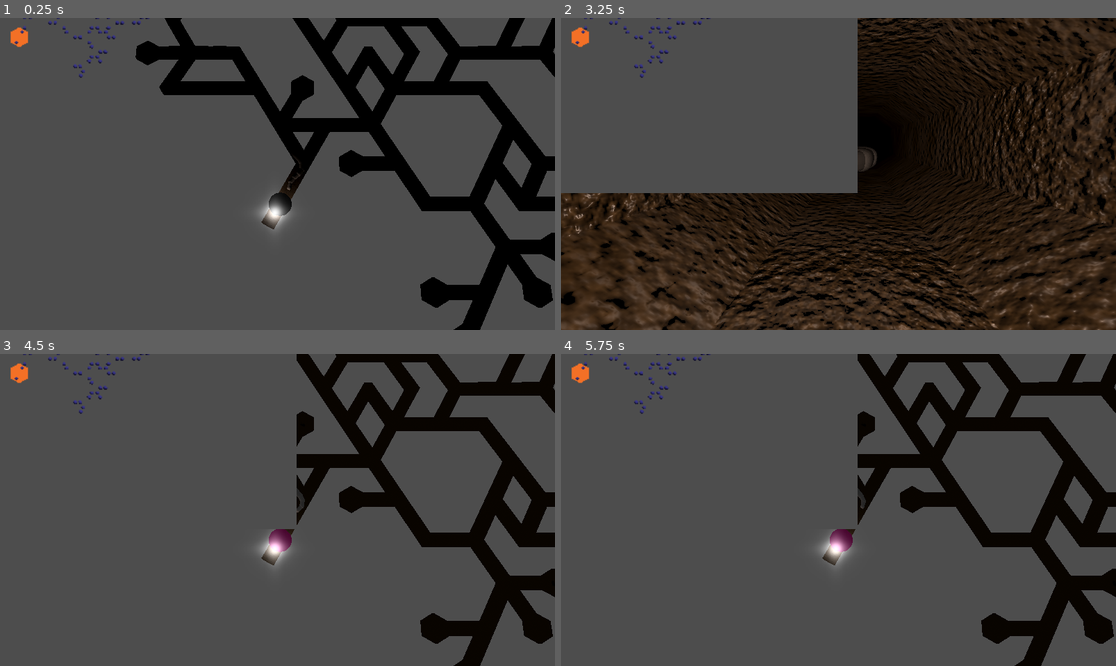
Above: before the commit, frames 1-4 (two rows, left to right).
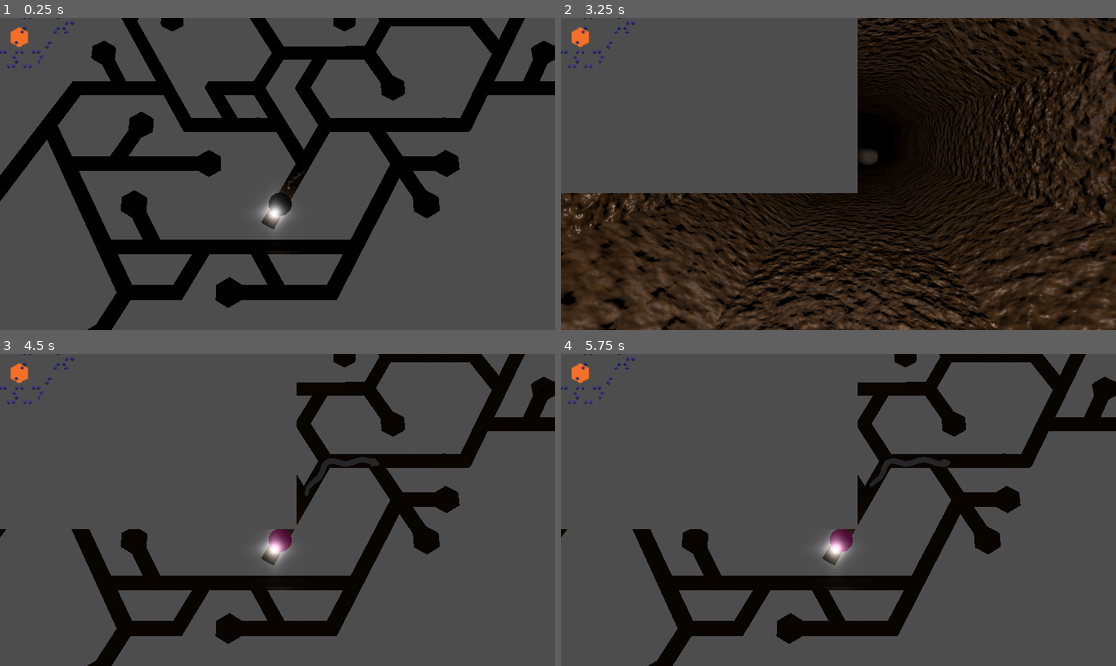
Above: after the commit, the same moments.

Repository: SamppuS/Rabbits_Requiem
Game: Godot game, scene res://tunnels.tscn
Same seed, same stepped clock (60 frames per second), same inputs: the game is played once before the commit and once after it. Sound files missing from this copy of the repository are replaced by a short silence.
Inputs (mouse positions are in pixels of both pictures, inside the frame that each line leads up to):
- Up to frame 1 (0.25 s): no input
- Up to frame 2 (3.25 s): tap Enter at 0.5, 2 s; move the mouse to (960, 158) at 0.52 s; tap A (a) at 0.6 s; click (960, 158) at 0.67 s; tap D (d) at 0.8, 1.35 s; tap Space at 1.25, 2.75 s; move the mouse to (727, 189) at 1.27 s; click (727, 189) at 1.42 s; tap E (e) at 1.55, 2.1 s; move the mouse to (894, 105) at 2.02 s; click (894, 105) at 2.17 s; tap W (w) at 2.3, 2.85 s; move the mouse to (810, 236) at 2.77 s; click (810, 236) at 2.92 s; tap X (x) at 3.05 s
- Up to frame 3 (4.5 s): tap Enter at 3.5 s; move the mouse to (444, 556) at 3.52 s; tap X (x) at 3.6 s; click (444, 556) at 3.67 s; tap Z (z) at 3.8, 4.35 s; move the mouse to (111, 463) at 4.27 s; click (111, 463) at 4.42 s
- Up to frame 4 (5.75 s): tap A (a) at 4.55, 5.1 s; tap Space at 5 s; move the mouse to (866, 510) at 5.02 s; click (866, 510) at 5.17 s; tap D (d) at 5.3 s

The runs differ from the first frame. In frame 1, 30% of the frame differs, in the area x 0-100%, y 0-100%; in frame 2, 0.4%; in frame 3, 22%; in frame 4, 22%.

Commit message:
fixed menu swapping and made snake move at same speed regardless of fps

Diff:
--- a/rabbits_requiem/assets/snake/snake.gd
+++ b/rabbits_requiem/assets/snake/snake.gd
@@ -101,16 +101,16 @@
 		marker.position = next[0]
 
 	if !goals[0].is_empty() and int(path_index * speed) < len(snake_path) - 2 :
-		move()
+		move(delta)
 	elif !goals[0].is_empty() and int(path_index * speed) >= len(snake_path) - 2:
 		emit_signal("snaking_complete")
 
 
-func move():
+func move(delta: float):
 
 	#if tangent_path.is_empty(): get_tangents()
 
-	path_index += 1
+	path_index += 120 * delta
 	var head_index = path_index * speed
 	head.position = snake_path[head_index] + snake_height
 	head.look_at(head.position + tangent_path[head_index], Vector3.UP)
--- a/rabbits_requiem/levels/minimap.gd
+++ b/rabbits_requiem/levels/minimap.gd
@@ -11,7 +11,7 @@
 @export var traffic_limit: int = 20 # controls how densely caves are generated (around 20 seems good!!!)
 
 @export var min_dead_ends: int = 20 # this is to allow for more babi spawns
-@export var min_loops: int = 14 #20 # this is to allow for more babi spawns
+@export var min_loops: int = 11 #20 # this is to allow for more babi spawns
 
 # Varying the ratio between cave_depth and average_tile_count leads to differently shaped caves!
 # Examples:
--- a/rabbits_requiem/menus/victorymenu.gd
+++ b/rabbits_requiem/menus/victorymenu.gd
@@ -1,14 +1,17 @@
-extends Control
+extends CanvasLayer
 
+var won = false  # Add at top of script
 
 # Called when the node enters the scene tree for the first time.
+@onready var vbox = $CenterContainer/VBoxContainer
 func _ready() -> void:
-	pass # Replace with function body.
-
+	visible = false
+	vbox.size_flags_horizontal = Control.SIZE_FILL
 
 # Called every frame. 'delta' is the elapsed time since the previous frame.
 func _process(delta: float) -> void:
 	pass
+
 
 
 func _on_main_menu_pressed() -> void:
@@ -17,3 +20,8 @@
 
 func _on_quit_pressed() -> void:
 	get_tree().quit()
+
+
+func _on_tunnels_game_over(type: String, count: int) -> void:
+	won = true
+	visible = true
--- a/rabbits_requiem/tunnels.gd
+++ b/rabbits_requiem/tunnels.gd
@@ -1,5 +1,6 @@
 extends Node3D
 signal jumping_scaring()
+signal game_over(type: String, count: int)
 
 @export_subgroup("Parameters")
 @export var minimap_scale := 0.3
@@ -633,7 +634,8 @@
 
 func leave():
 	print("BAZINGA!")
-	get_tree().change_scene_to_file("res://menus/victorymenu.tscn")
+	emit_signal("game_over", "left", babi_count)
+	#get_tree().change_scene_to_file("res://menus/victorymenu.tscn")
 
 
 func jump_scare():
@@ -641,4 +643,5 @@
 	print("oh wow that's tragic")
 	alive = false
 	await get_tree().create_timer(1).timeout
-	get_tree().change_scene_to_file("res://menus/deathmenu.tscn")
+	emit_signal("game_over", "died", babi_count)
+	#get_tree().change_scene_to_file("res://menus/deathmenu.tscn")
--- a/rabbits_requiem/tunnels.tscn
+++ b/rabbits_requiem/tunnels.tscn
@@ -13,6 +13,7 @@
 [ext_resource type="AudioStream" uid="uid://cu5euftt64e84" path="res://assets/Sounds/walking sounds/turn round.wav" id="9_mi50u"]
 [ext_resource type="AudioStream" uid="uid://dgjvcyevaavij" path="res://assets/Sounds/Ambiance/kolodrone.wav" id="11_cw0t6"]
 [ext_resource type="PackedScene" uid="uid://m8ymecebrtn1" path="res://menus/pausemenu.tscn" id="12_5a0ey"]
+[ext_resource type="PackedScene" uid="uid://dk7b1a1resbbt" path="res://menus/victorymenu.tscn" id="14_sxlku"]
 
 [sub_resource type="StandardMaterial3D" id="StandardMaterial3D_redg8"]
 albedo_color = Color(0.860799, 1.01075e-05, 0.572914, 1)
@@ -87,6 +88,8 @@
 anchor_bottom = 1.0
 offset_right = -536.0
 offset_bottom = -284.0
+grow_horizontal = 2
+grow_vertical = 2
 
 [node name="SubViewportContainer" type="SubViewportContainer" parent="Control/CenterContainer"]
 layout_mode = 2
@@ -110,6 +113,9 @@
 
 [node name="pausemenu" parent="." instance=ExtResource("12_5a0ey")]
 
+[node name="victorymenu" parent="." instance=ExtResource("14_sxlku")]
+
+[connection signal="game_over" from="." to="victorymenu" method="_on_tunnels_game_over"]
 [connection signal="jumping_scaring" from="." to="Snake" method="_on_tunnels_jumping_scaring"]
 [connection signal="snake_moved" from="Snake" to="." method="_on_snake_snake_moved"]
 [connection signal="snaking_complete" from="Snake" to="." method="_on_snake_snaking_complete"]
Not shown: 1 places in rabbits_requiem/tunnels.tscn that only renumber resources
